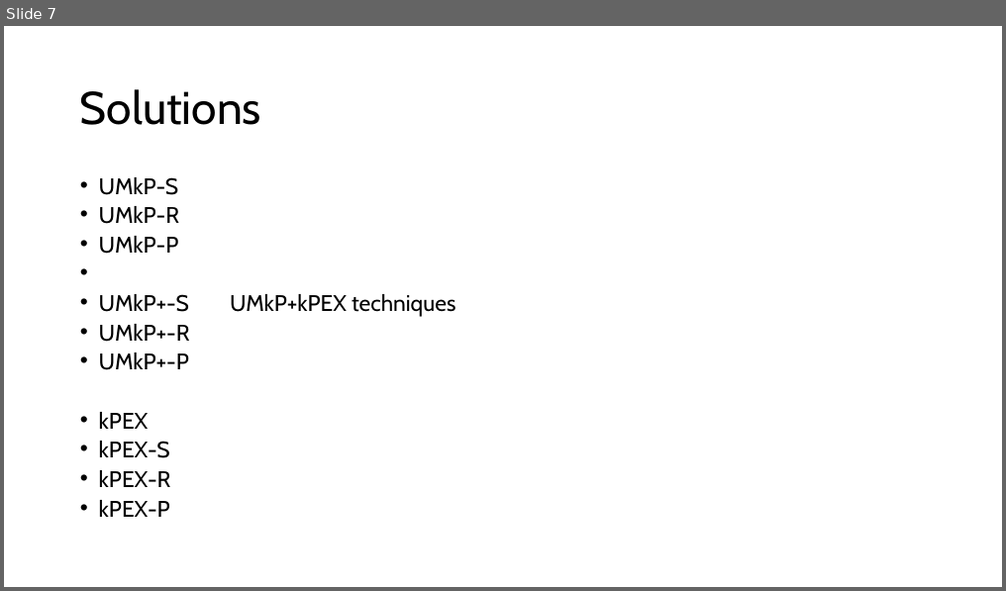
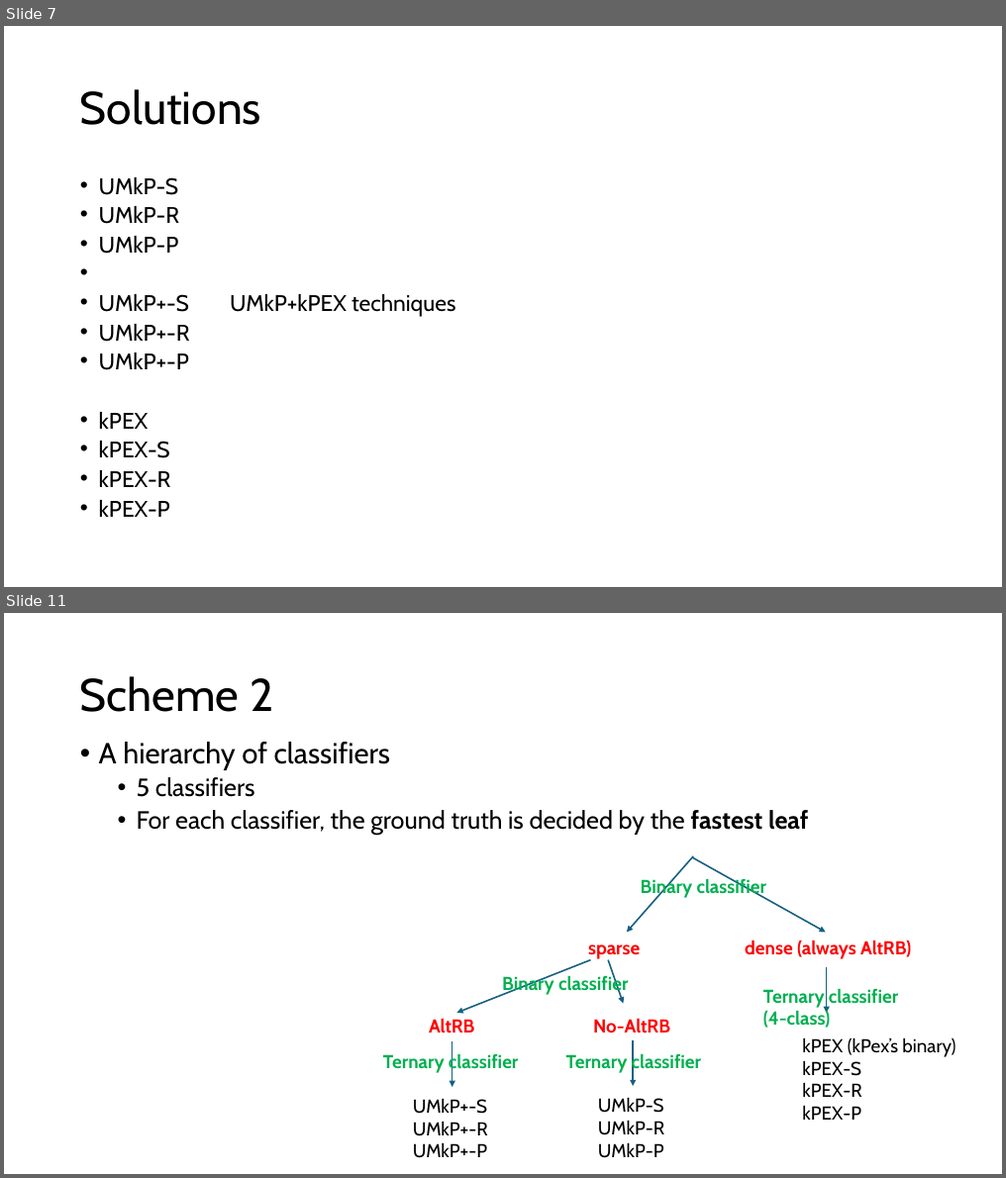
Before and after one commit to akhlaqueak/kplex-ML, a slide deck: results explorations.pptx. Shown one above the other, each under a label of ours: slide 7 before the commit, slides 7 and 11 after it; the slides between them are not shown. The pictures are 1006x591 and 1006x1178 pixels, drawn with LibreOffice and Linux fonts; fonts in the diff are those of the drawing. Boxes give left, top, right and bottom in pixels: in the first picture for what was removed or moved away, otherwise in the second. Text is boxed around its words. In the diff, an @@ line names an element or a change of style, - is before the commit and + after.

```diff
--- a/results explorations.pptx
+++ b/results explorations.pptx
@@ slide 11 added at box(4, 613, 1002, 1174), background #FFFFFF @@
@@ title added at box(80, 676, 273, 712), 44 pt, text #000000 @@
+Scheme 2
@@ text added at box(99, 742, 808, 835), 24 pt, text #000000 @@
+• A hierarchy of classifiers
+  • 5 classifiers
+  • For each classifier, the ground truth is decided by the fastest leaf
@@ arrow added from (693, 857) to (627, 933), #156082 1.5 pt @@
@@ text added at box(641, 877, 766, 898), 18 pt, text #00B050, bold @@
+Binary classifier
@@ arrow added from (693, 858) to (826, 933), #156082 1.5 pt @@
@@ arrow added from (591, 960) to (456, 1013), #156082 1.5 pt @@
@@ text added at box(588, 945, 640, 959), 18 pt, text #FF0000, bold @@
+sparse
@@ arrow added from (608, 960) to (623, 1004), #156082 1.5 pt @@
@@ text added at box(745, 940, 911, 959), 18 pt, text #FF0000, bold @@
+dense (always AltRB)
@@ arrow added from (827, 967) to (827, 1013), #156082 1.5 pt @@
@@ text added at box(502, 974, 628, 995), 18 pt, text #00B050, bold @@
+Binary classifier
@@ text added at box(763, 988, 898, 1028), 18 pt, text #00B050, bold @@
+Ternary classifier
+(4-class)
@@ text added at box(429, 1018, 474, 1034), 18 pt, text #FF0000, bold @@
+AltRB
@@ text added at box(593, 1018, 670, 1034), 18 pt, text #FF0000, bold @@
+No-AltRB
@@ text added at box(383, 1053, 518, 1073), 18 pt, text #00B050, bold @@
+Ternary classifier
@@ arrow added from (452, 1042) to (452, 1087), #156082 1.5 pt @@
@@ text added at box(566, 1053, 701, 1073), 18 pt, text #00B050, bold @@
+Ternary classifier
@@ arrow added from (633, 1042) to (633, 1086), #156082 1.5 pt @@
@@ text added at box(802, 1038, 955, 1120), 18 pt, text #000000 @@
+kPEX (kPex’s binary)
+kPEX-S
+kPEX-R
+kPEX-P
@@ text added at box(413, 1098, 488, 1158), 18 pt, text #000000 @@
+UMkP+-S
+UMkP+-R
+UMkP+-P
@@ text added at box(598, 1097, 664, 1158), 18 pt, text #000000 @@
+UMkP-S
+UMkP-R
+UMkP-P
```
Also in this commit, not shown: 4 other slides added, 17 other files.
